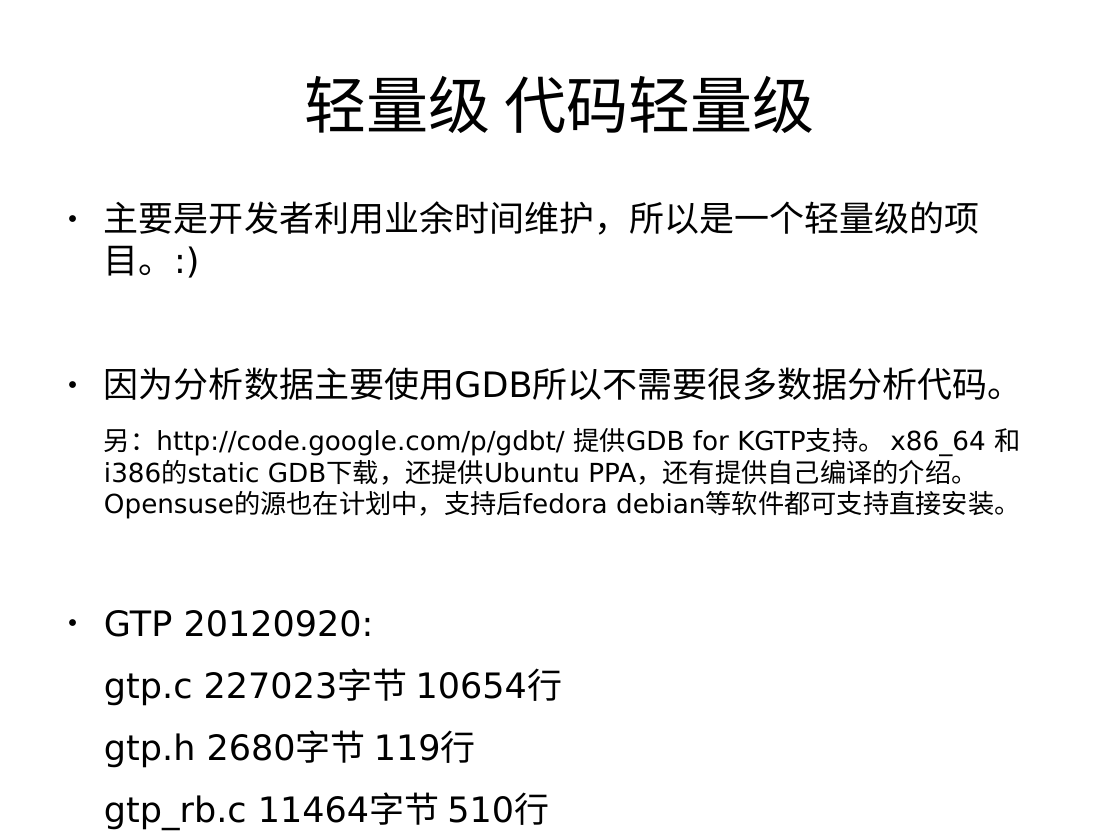
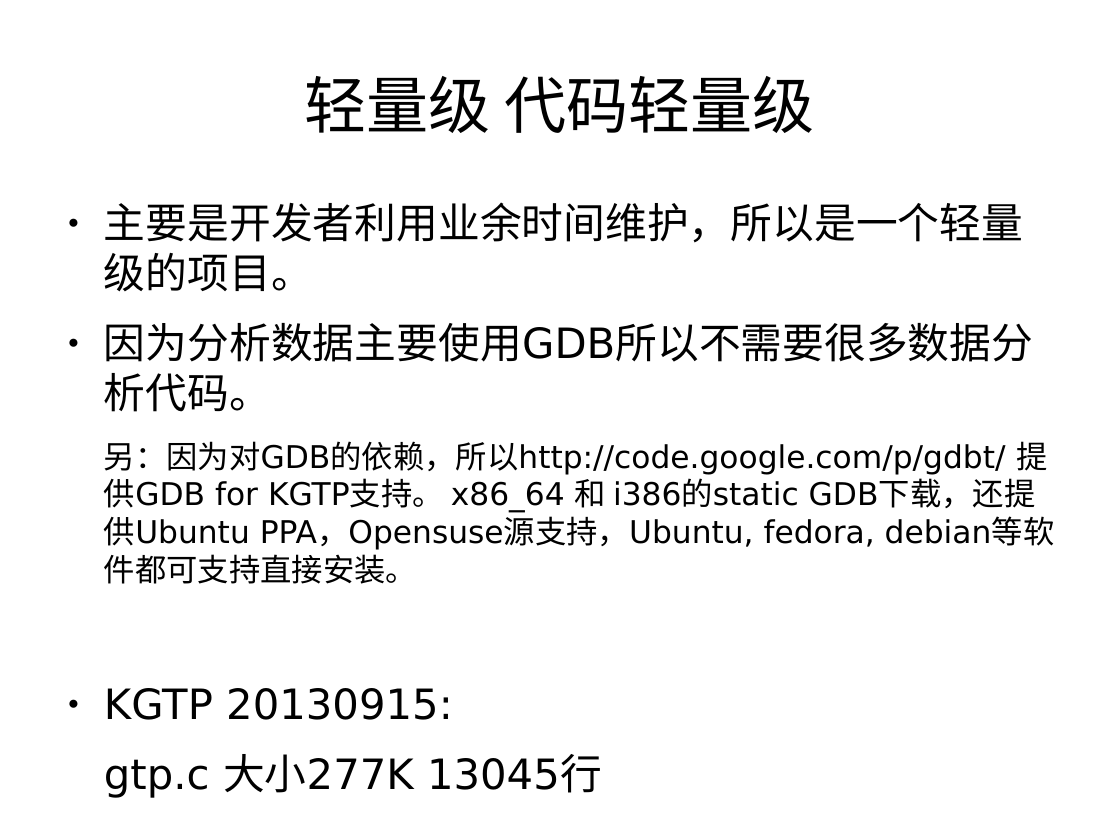
Before and after one commit to teawater/kgtp-misc, a slide deck: slide 3 of show/introduce/kgtpcn.odp. Drawn at 1120x840 pixels with LibreOffice and Linux fonts; fonts in the diff are those of the drawing. Boxes give left, top, right and bottom in pixels: in the first picture for what was removed or moved away, otherwise in the second. Text is boxed around its words. In the diff, an @@ line names an element or a change of style, - is before the commit and + after.

Commit message:
Update slide to CLK

```diff
--- a/show/introduce/kgtpcn.odp
+++ b/show/introduce/kgtpcn.odp
@@ text at <box>104,202,1023,292</box>: text changed; size 24.8 to 29.6 pt @@
-● 主要是开发者利用业余时间维护，所以是一个轻量级的项目。:)
+● 主要是开发者利用业余时间维护，所以是一个轻量级的项目。
@@ text at <box>104,323,1033,412</box>: size 24.8 to 29.6 pt in "因为分析数据主要使用GDB所以不需要很多数据分析代码。" @@
@@ text at <box>104,441,1047,720</box>: text changed; size 18.6 to 22.2 pt @@
-另：http://code.google.com/p/gdbt/ 提供GDB for KGTP支持。 x86_64 和 i386的static GDB下载，还提供Ubuntu PPA，还有提供自己编译的介绍。 Opensuse的源也在计划中，支持后fedora debian等软件都可支持直接安装。
-● GTP 20120920:
-gtp.c 227023字节 10654行
-gtp.h 2680字节 119行
-gtp_rb.c 11464字节 510行
+另：因为对GDB的依赖，所以http://code.google.com/p/gdbt/ 提供GDB for KGTP支持。 x86_64 和 i386的static GDB下载，还提供Ubuntu PPA，Opensuse源支持，Ubuntu, fedora, debian等软件都可支持直接安装。
+● KGTP 20130915:
+gtp.c 大小277K 13045行
```
Also in this commit, not shown: 10 other slides changed, 8 slides added, 6 slides removed, 1 other file.
